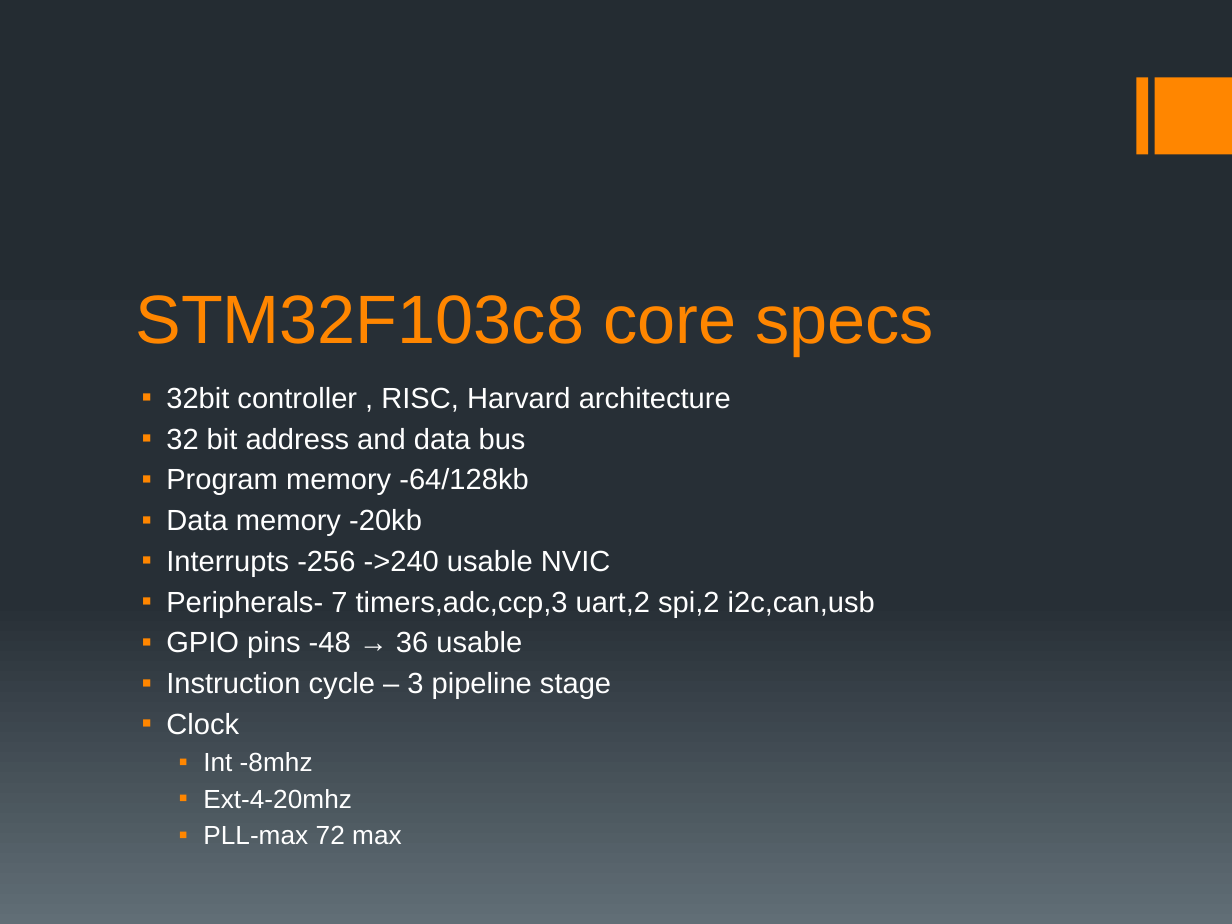
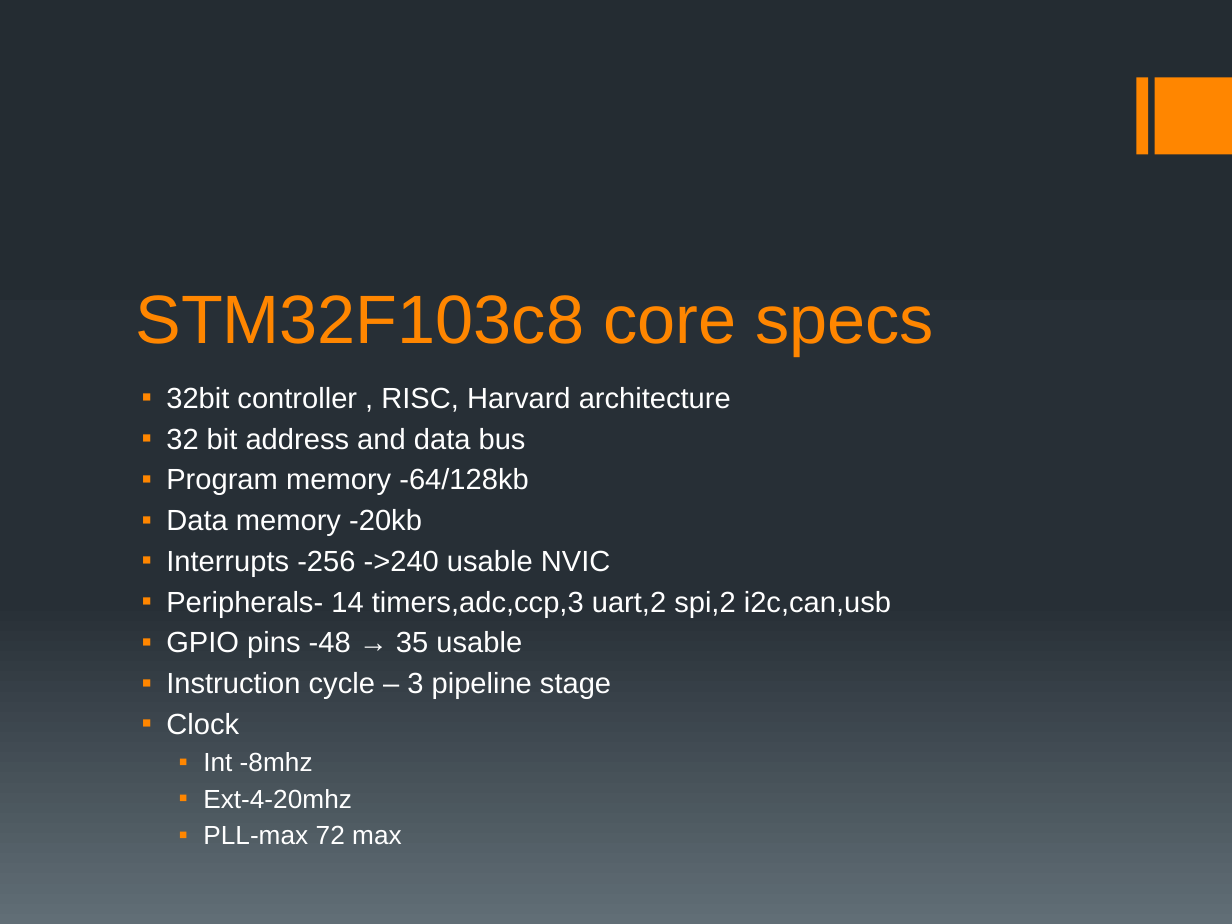
Before and after one commit to Mahesh-7/PIC-MCU, a slide deck: slide 7 of PPT/14.arm_intro.pptx (slide 4 before the commit). Drawn at 1232x924 pixels with LibreOffice and Linux fonts; fonts in the diff are those of the drawing. Boxes give left, top, right and bottom in pixels: in the first picture for what was removed or moved away, otherwise in the second. Text is boxed around its words. In the diff, an @@ line names an element or a change of style, - is before the commit and + after.

```diff
--- a/PPT/14.arm_intro.pptx
+++ b/PPT/14.arm_intro.pptx
@@ text at [166,591,891,658]: text changed @@
-▪ Peripherals- 7 timers,adc,ccp,3 uart,2 spi,2 i2c,can,usb
-▪ GPIO pins -48 → 36 usable
+▪ Peripherals- 14 timers,adc,ccp,3 uart,2 spi,2 i2c,can,usb
+▪ GPIO pins -48 → 35 usable
```
Also in this commit, not shown: 1 other slide changed, 3 slides added, 1 other file.
